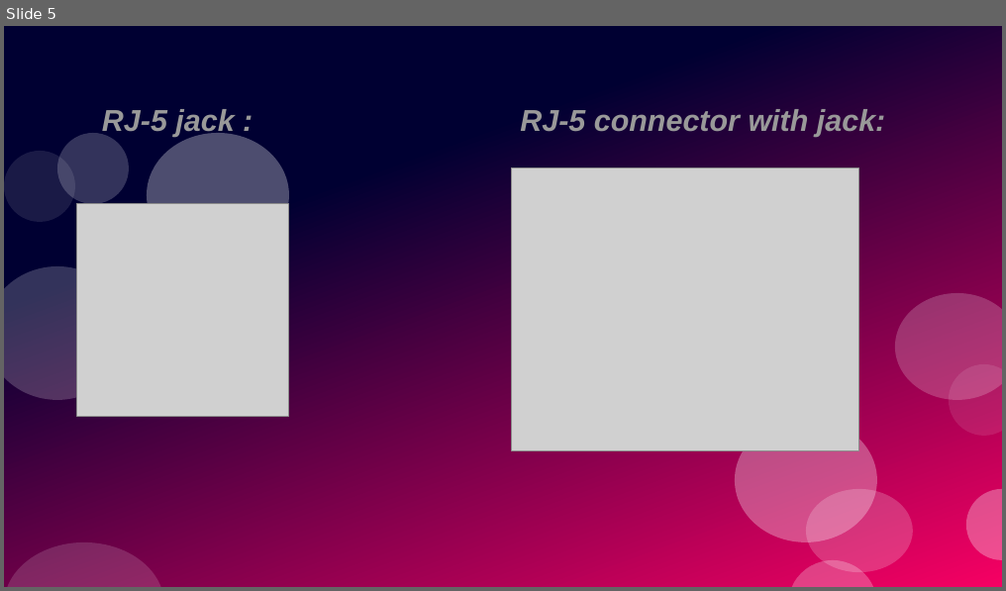
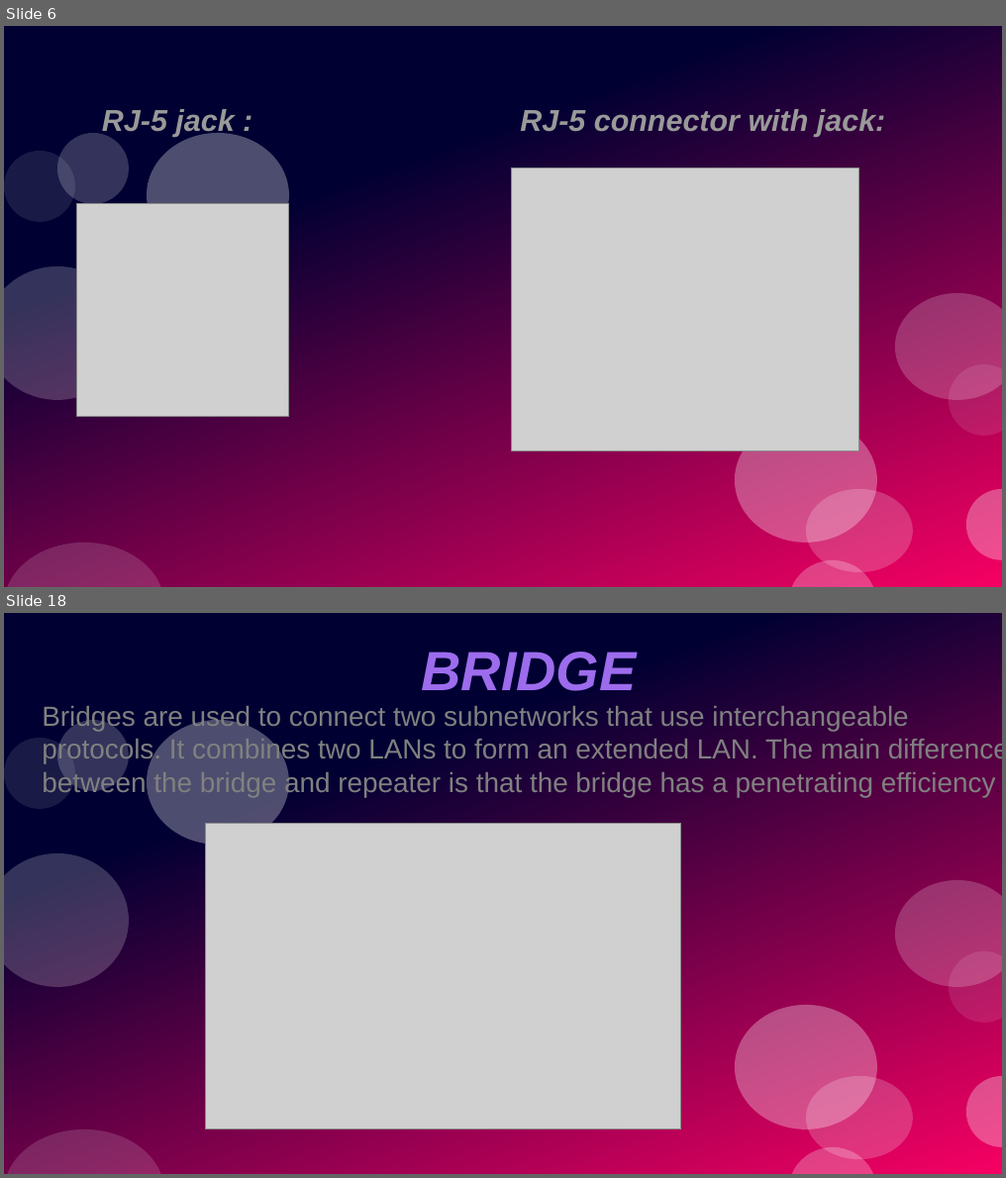
Before and after one commit to rudnesh/school, a slide deck: computer.odp. Shown one above the other, each under a label of ours: slide 5 before the commit, slides 6 and 18 after it; the slides between them are not shown. The pictures are 1006x591 and 1006x1178 pixels, drawn with LibreOffice and Linux fonts; fonts in the diff are those of the drawing; grey boxes stand for pictures. Boxes give left, top, right and bottom in pixels: in the first picture for what was removed or moved away, otherwise in the second. Text is boxed around its words. In the diff, an @@ line names an element or a change of style, - is before the commit and + after.

```diff
--- a/computer.odp
+++ b/computer.odp
@@ slide 18 added at <box>4,613,1002,1174</box>, background #FFFFFF; not listed: 12 template elements that a slide beside it also shows @@
@@ text added at <box>421,652,636,691</box>, 44 pt, text #9C6CED, bold, italic @@
+BRIDGE
@@ text added at <box>42,704,1002,797</box>, 22 pt, text #808080 @@
+Bridges are used to connect two subnetworks that use interchangeable protocols. It combines two LANs to form an extended LAN. The main difference between the bridge and repeater is that the bridge has a penetrating efficiency.
@@ picture added at <box>206,824,681,1130</box> @@
@@ what was slide 5 is now slide 6 @@
```
Also in this commit, not shown: 4 slides changed, 17 other slides added, 1 slide removed.
